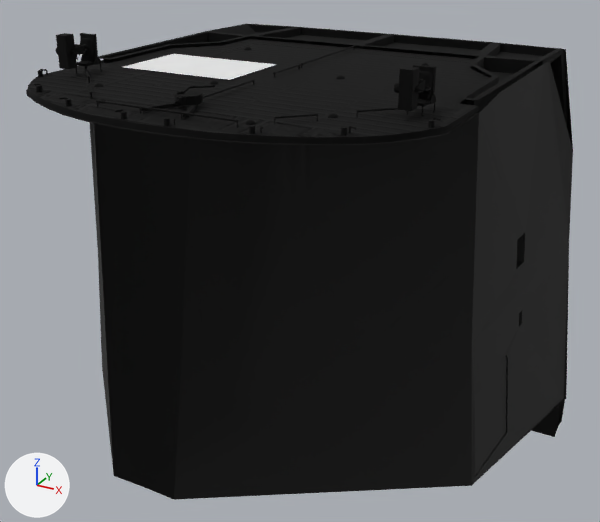
The Blender file shuttle_system_parts_redone/blender/engmount.blend, before and after one commit.
Before and after are seen from a camera (50 mm lens) standing at (5.2, -9.19, 4.5) and looking at (0.09, 0.09, -0.14). Every picture has the same lights, and +X, +Y and +Z are marked at lower left.

Script lines for the objects in view, before the commit:
```python
ob_engi = bpy.data.objects.new('ENGI', me_engi)
ob_engi.parent = ob_engine
ob_engi.location = (0.0, 0.000807, -0.0000992)
ob_engi.rotation_euler = (0.0, 0.0, -3.142)  # degrees (0, 0, -180)
ob_fa = bpy.data.objects.new('FA', me_fa)
ob_fa.parent = ob_engine
ob_fa.location = (-1.202, 0.418, -8.733)
ob_fa.scale = (0.62, 0.47, 0.62)
ob_fuselage_003 = bpy.data.objects.new('FUSELAGE_003', me_fuselage_003)
ob_fuselage_003.parent = ob_engine
ob_fuselage_003.location = (0.0, 0.0, 0.0)
ob_fuselage_003.rotation_euler = (0.0, 0.0, -3.142)  # degrees (0, 0, -180)
ob_ultra_engine = bpy.data.objects.new('ULTRA_ENGINE', me_ultra_engine)
ob_ultra_engine.parent = ob_engine
ob_ultra_engine.location = (0.0, -0.000593, 0.000949)
ob_ultra_engine.rotation_euler = (0.0, 0.0, -3.142)  # degrees (0, 0, -180)
# also in view: 'CAM_C' at (2.22, -1.56, 2.78); 'S2' at (-0.02, 1.36, 1.6); 'Xo1307_BULKHEAD' at (0.0, -0.49, 2.67)
```
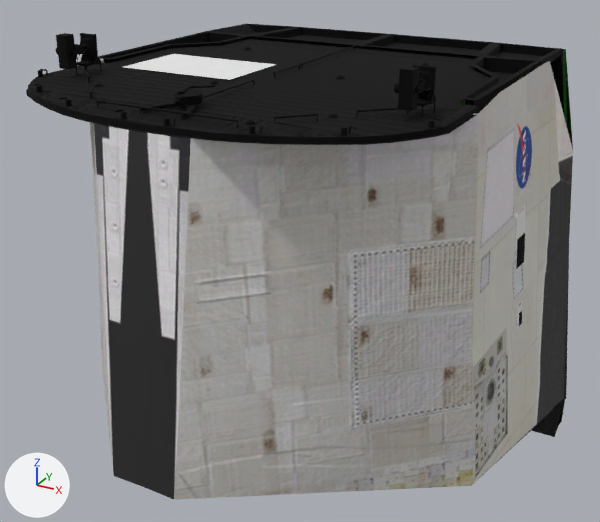
The change, as JSON lines over the scene's bpy script:
```json
{"op": "add", "block": "img_engine_mout_png", "code": ["img_engine_mout_png = load_image('ENGINE_MOUT.png', 'ENGINE_MOUT.png', 1024, 1024, 'sRGB')"]}
{"block": "mat_wings_and_bottom", "change": "nodes: Group x4, OutputMaterial, TexImage x2, UVMap, Value x2, VertexColor"}
{"block": "mat_wings_and_bottom", "change": "colours: white #ffffff, black #000000"}
{"block": "mat_wings_and_bottom", "change": "nodes: Group x2, OutputMaterial, TexImage x2, UVMap, Value x2"}
{"block": "mat_wings_and_bottom", "change": "colours: black #000000"}
{"block": "mat_engine_mout", "change": "nodes: Group x4, OutputMaterial, TexImage x2, UVMap, Value x2, VertexColor"}
{"block": "mat_engine_mout", "change": "colours: white #ffffff, black #000000"}
{"block": "mat_engine_mout", "change": "uses the picture img_engine_mout"}
{"block": "mat_engine_mout", "change": "nodes: Group x2, OutputMaterial, TexImage x2, UVMap, Value x2"}
{"block": "mat_engine_mout", "change": "colours: black #000000"}
{"block": "mat_engine_mout", "change": "uses the picture img_engine_mout_png"}
{"block": "me_ultra_engine", "where": "me_ultra_engine.from_pydata(...)  # 233 vertices, 154 faces; spans x -3.42..3.42, y -3.76..2.74, z -14.18..-8.72"}
{"op": "remove", "block": "me_ultra_engine", "code": "me_ultra_engine.materials.append(mat_wings_and_bottom)"}
{"op": "add", "block": "me_ultra_engine", "code": "me_ultra_engine.materials.append(mat_engine_mout)"}
```

Pixel boxes (x1, y1, x2, y2) of what changed, in the pictures (600 x 522 px):
```json
{"object": "ULTRA_ENGINE", "change": "surface changed, recoloured", "before": [89, 60, 573, 500], "after": [89, 60, 573, 500], "on screen": "black to grey"}
{"object": "ENGI", "change": "surface changed", "before": [459, 49, 573, 432], "after": [459, 49, 573, 432], "on screen": "black to green"}
{"object": "FUSELAGE_003", "change": "surface changed", "before": [115, 408, 555, 500], "after": [115, 408, 555, 500]}
```
